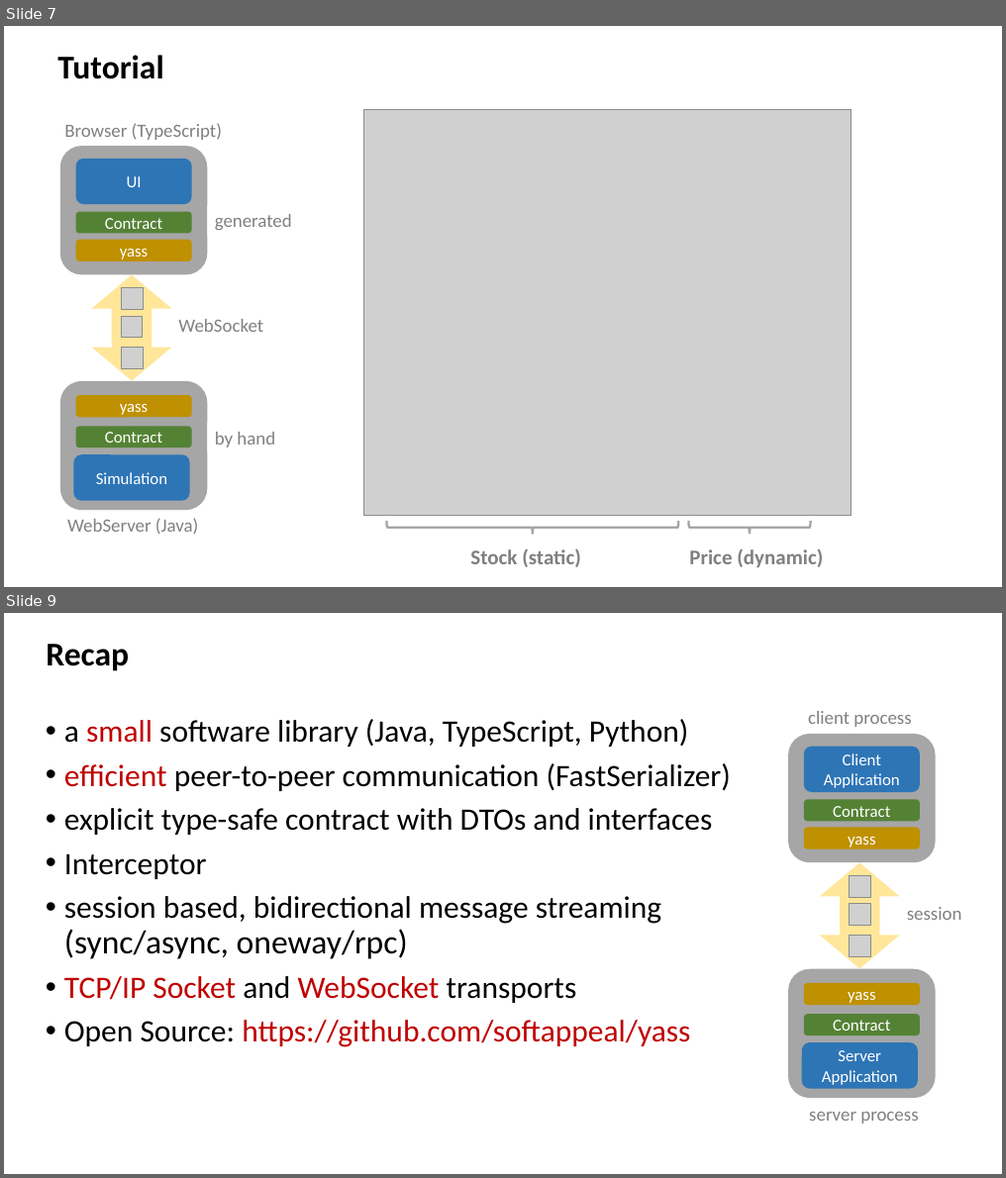
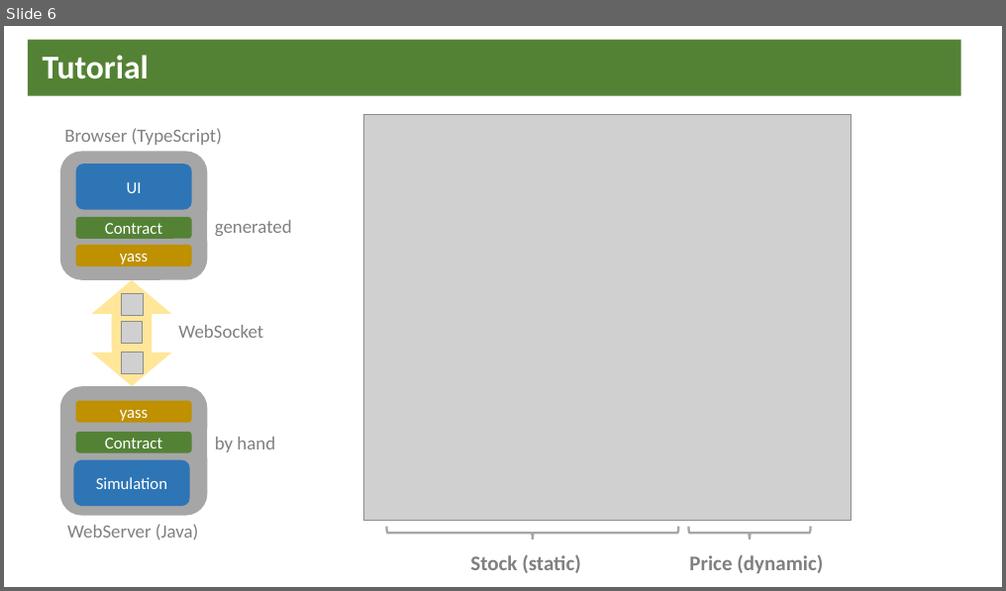
Before and after one commit to softappeal/yass, a slide deck: doc/yass.pptx. Shown one above the other, each under a label of ours: slides 7 and 9 before the commit, slide 6 after it; the slides between them are not shown. The pictures are 1006x1178 and 1006x591 pixels, drawn with LibreOffice and Linux fonts; fonts in the diff are those of the drawing; grey boxes stand for pictures. Boxes give left, top, right and bottom in pixels: in the first picture for what was removed or moved away, otherwise in the second. Text is boxed around its words. In the diff, an @@ line names an element or a change of style, - is before the commit and + after.

```diff
--- a/doc/yass.pptx
+++ b/doc/yass.pptx
@@ slide 9 removed at [4, 613, 1002, 1174], background #FFFFFF @@
@@ title removed at [46, 644, 129, 671] @@
-Recap
@@ text removed at [64, 719, 731, 1048] @@
-• a small software library (Java, TypeScript, Python)
-• efficient peer-to-peer communication (FastSerializer)
-• explicit type-safe contract with DTOs and interfaces
-• Interceptor
-• session based, bidirectional message streaming
-  (sync/async, oneway/rpc)
-• TCP/IP Socket and WebSocket transports
-• Open Source: https://github.com/softappeal/yass
@@ rectangle removed at [791, 702, 930, 732] @@
-client process
@@ rounded rectangle removed at [788, 734, 936, 862] @@
@@ rounded rectangle removed at [804, 747, 921, 792] @@
-Client
-Application
@@ rounded rectangle removed at [804, 799, 921, 821] @@
-Contract
@@ rounded rectangle removed at [804, 827, 921, 849] @@
-yass
@@ down arrow removed at [820, 863, 900, 931] @@
@@ down arrow removed at [820, 902, 900, 969] @@
@@ group removed at [849, 875, 962, 957]: 3 pictures, 1 text @@
-session
@@ rounded rectangle removed at [788, 969, 936, 1098] @@
@@ rounded rectangle removed at [804, 983, 921, 1005] @@
-yass
@@ rounded rectangle removed at [804, 1014, 921, 1036] @@
-Contract
@@ rounded rectangle removed at [802, 1043, 918, 1088] @@
-Server
-Application
@@ rectangle removed at [794, 1100, 935, 1130] @@
-server process
@@ what was slide 7 is now slide 6 @@
@@ slide 6 changed as well @@
@@ title "Tutorial": place and size @@
-title "Tutorial" at [57, 55, 163, 79]
+title "Tutorial" at [27, 40, 960, 95]
@@ title "Tutorial" at [27, 40, 960, 95]: text colour #000000 to #FFFFFF; fill none to #548235 @@
@@ 8 rounded rectangles, 5 texts, 4 pictures, 2 rectangles, 2 left braces, 2 down arrows: place and size @@
-8 rounded rectangles, 5 texts, 4 pictures, 2 rectangles, 2 left braces, 2 down arrows at [46, 109, 851, 568]
+8 rounded rectangles, 5 texts, 4 pictures, 2 rectangles, 2 left braces, 2 down arrows at [46, 114, 851, 573]
```
Also in this commit, not shown: 6 other slides changed, 1 other slide removed, 1 other file.
